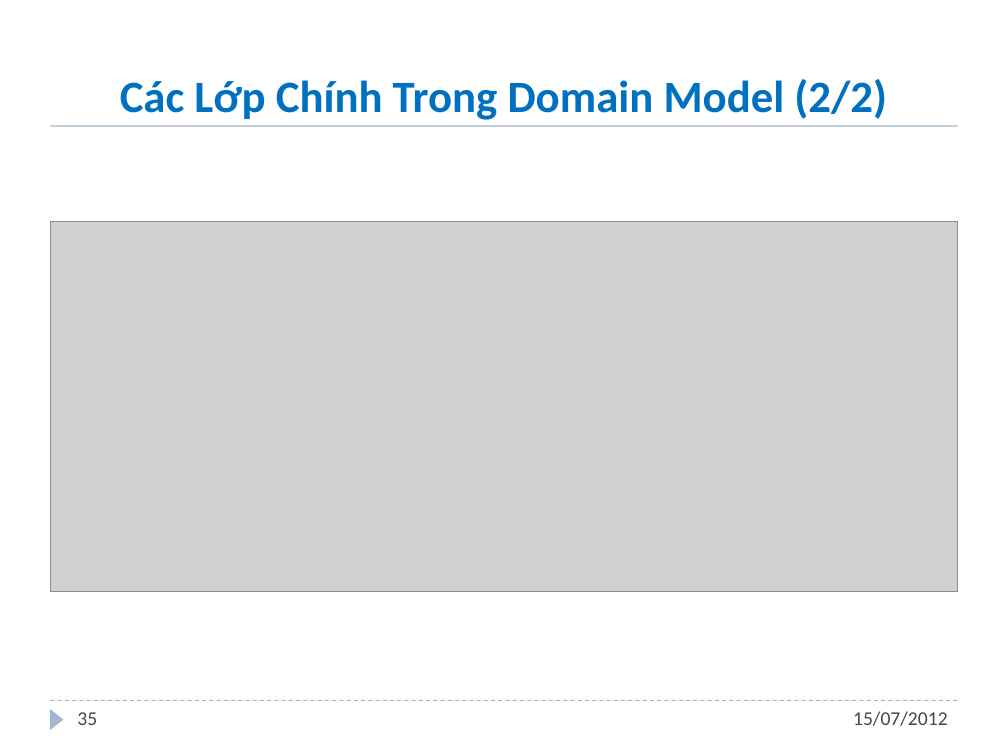
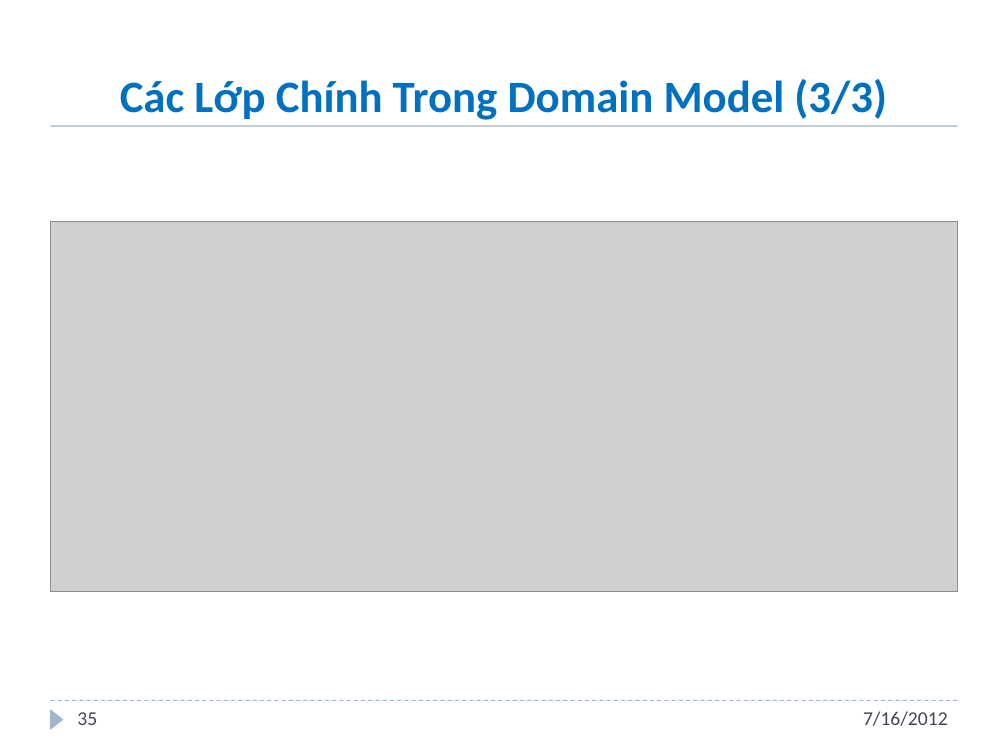
Before and after one commit to andungtra/he-thong-quan-ly-tuong-tac, a slide deck: slide 35 of Report/ppt/Presentation.pptx. Drawn at 1008x756 pixels with LibreOffice and Linux fonts; fonts in the diff are those of the drawing; grey boxes stand for pictures; background and template pictures are left out. Boxes give left, top, right and bottom in pixels: in the first picture for what was removed or moved away, otherwise in the second. Text is boxed around its words. In the diff, an @@ line names an element or a change of style, - is before the commit and + after.

```diff
--- a/Report/ppt/Presentation.pptx
+++ b/Report/ppt/Presentation.pptx
@@ title at [120, 79, 887, 120]: text changed @@
-Các Lớp Chính Trong Domain Model (2/2)
+Các Lớp Chính Trong Domain Model (3/3)
@@ text at [863, 711, 948, 726]: text changed @@
-15/07/2012
+7/16/2012
```
Also in this commit, not shown: 44 other slides changed, 2 slides added, 1 slide removed.
